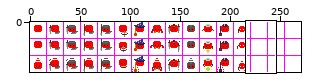
Edited in one commit: sprite sheet (assets/base/units.png). The first picture is a wide view before the edit; the outline marks the close-up.
Close-up. Earlier state:
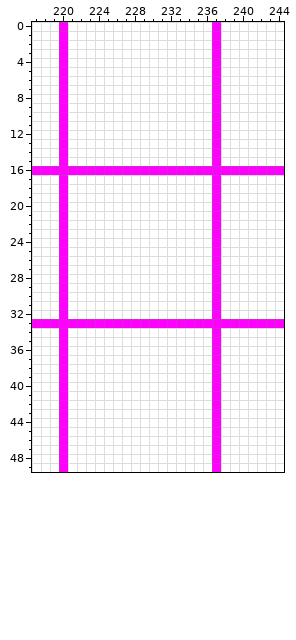
The file is 271x50 pixels. Colours within 5 levels of each other are drawn and written as one. Shown: x 217..244, y 0..49.
Once edited:
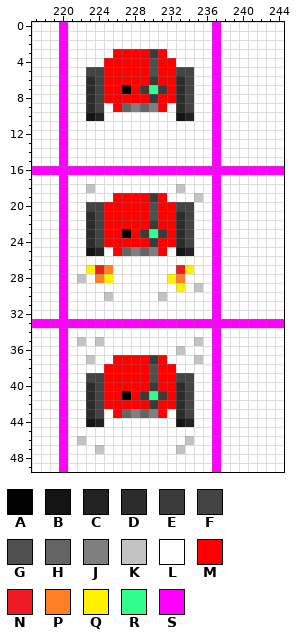
Palette (. is transparent): A #000000  B #141414  C #222222  D #2c2c2c  E #3b3b3b  F #444444  G #505050  H #646464  J #7f7f7f  K #c3c3c3  L #ffffff  M #ff0000  N #ed1c24  P #ff7f27  Q #fff200  R #32fc8d  S #ff00ff
Change:
Changed rows in their new state; - is an unchanged pixel.
first column x 223:
 3 ---MMMMEM---
 4 --MMMMMGMM--
 5 FFMMMMMGMMFF
 6 DFMMMMMEMMDF
 7 DFMMAMEREMDF
 8 DFMMMMMEMMDF
 9 DF-MHJHJM-DF
10 BC--------BC
first column x 222:
18 -K---------K--
19 ----MMMMEM---K
20 -FFMMMMMGMMFF-
21 -DFMMMMMGMMDF-
22 -DFMMMMMEMMDF-
23 -DFMMAMEREMDF-
24 -DFMMMMMEMMDF-
25 -BC-MHJHJM-BC-
27 -QNP-------NQ-
28 K-PQ------QP--
29 -----------Q-K
30 ---K-----K----
first column x 222:
35 K-K----------K
36 -----------K--
37 -K--MMMMEM---K
38 ---MMMMMGMM---
39 -FFMMMMMGMMFF-
40 -DFMMMMMEMMDF-
41 -DFMMAMEREMDF-
42 -DFMMMMMEMMDF-
43 -DF-MHJHJM-DF-
44 -BC--------BC-
46 K-----------K-
47 --K--------K--
